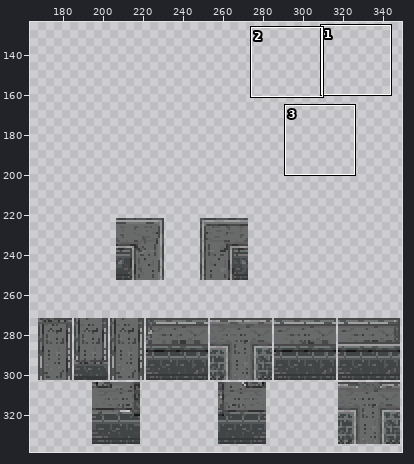
Two versions of one sprite sheet, GameMaze/Assets/TileMaps/Sprite-0004.png. The picture above shows the old version from afar; the outline marks the close-up.
Close-up. Before the edit:
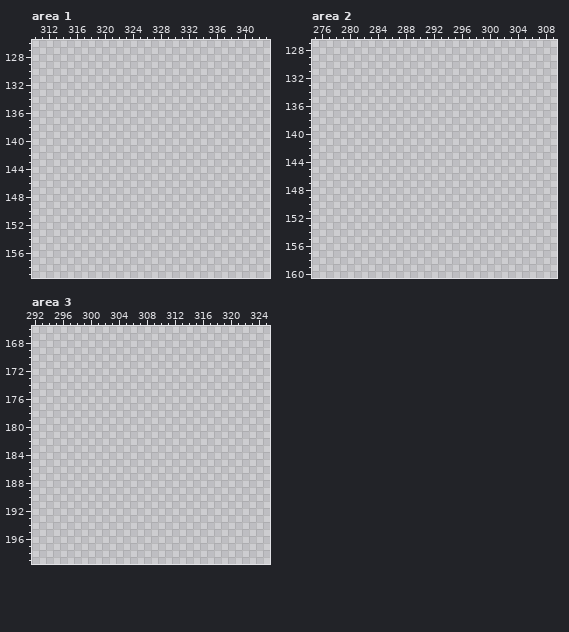
The file is 350x350 pixels. Colours within 5 levels of each other are drawn and written as one. Shown: area 1: x 310..343, y 126..159; area 2: x 275..309, y 127..160; area 3: x 292..325, y 166..199. The wide view leaves out empty margins.
After:
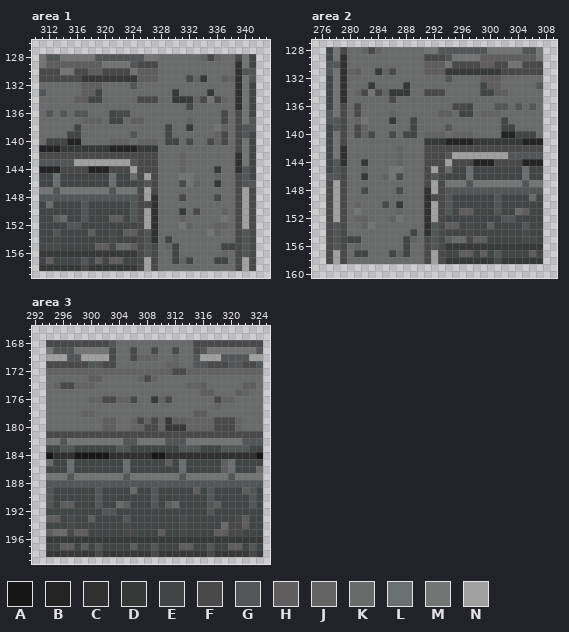
Palette (. is transparent): A #161616  B #232323  C #303030  D #373838  E #424545  F #494949  G #535656  H #5f5d5d  J #636363  K #696a6a  L #6a7070  M #737575  N #a0a0a0
From old to new:
Changed rows in their new state; - is an unchanged pixel.
Area 1:
first column x 311:
128 MGGMMMMMGGGGGGGMMKKKKKKJFJKKFME
129 MHHHHHHHHMMMMGFFFKKKKKKKKKKKCME
130 FFFMMFFHHFFFFMHHHKKKKKKKKKKKCGG
131 FFFFFFDDDDDDDDHHHKKKKFJDKKHJCMG
132 KKKKKKHHHKKKKGKKKKKKKKKKKKKKCME
133 GKKKKKHHEKKKKKKKKKKDKKKKDKKKCME
134 KKKKKHHEEKKKKKFFFKKDDDJFMFJKCME
135 KKKKKKKKKKKKKKKKKKKKKFKKKKKKCME
136 KGKGKGGKKKEFFKKKKKKKKKKKKKFKFME
137 KKKKKKJJJKEEKHHKKKKKKJKKKKFKFMG
138 KKKKKEKKKKKKKKKKKKEKKDKKKMJKFGG
139 KKKKEEKKKKKKKGKKKKEKKKKKKJFKFGE
140 KEEEBBKKKKJJJKJJJKEEKFKKFJFKFME
141 BBBDDDDDDDBBBBDDDKKKKKKKKKKKFME
142 FFFFFFFFFFFFFFFFFKKKJKKKKKKKCME
143 GGGGGNNNNNNNNGFFFKKKJKKKKKKKCME
144 BBBFFFFBBBFFFNFFFKKKJKKKKDKKCGE
145 EELEEEEEEELEEKFNFKKKMMKKKJKKFGE
146 EELEEEEEEELEEEFGFKKKFMJKKDKKFGG
147 MMGMMMMMMMGMMMFNFKKKKKKKKKKKFNF
148 GGGGGGGGGGGGGGFNCKKKFKKKKFKKFNF
149 EKEEEEGEEEEEEGFFCKKKKKKKKKKKFNF
150 EEEEEEGEEEEEEGFNCKKKDKFKKKJKFNF
151 EEHKEEGEEEHHEGFNCKKKJKKKKKMKFNF
152 EEEEGGEEEEEEEEFNCKKKMJKKKJJKFNF
153 EEGEEEEHEEFEHHFGCKKKKKKKMJKKFGF
154 EEFEEEEEEEFEEEFGCKEKKKKKKKKKFGF
155 EFFEEEEEHHFKKHFGFKJEKKKKKKEEFGF
156 DDDDDDDDDDDDDDFGFKKEKKKKKKJKFGF
157 EHEEEEGEHEHHEEFNFKKEJEKKKEEKFNF
158 DDDDDDFDDDDDDDFNFKKKKKKKKKKKFNF
Area 2:
first column x 277:
128 EMFKKJFJKKKKKKMMGGGGGGGMMMMMGGM
129 EMCKKKKKKKKKKKFFFGMMMMHHHHHHHHM
130 GGCKKKKKKKKKKKHHHMFFFFHHFFMMFFF
131 GMCJHKKDJFKKKKHHHDDDDDDDDFFFFFF
132 EMCKKKKKKKKKKKKKKGKKKKHHHKKKKKK
133 EMCKKKDKKKKDKKKKKKKKKKEHHKKKKKG
134 EMCKJFMFJDDDKKFFFKKKKKEEHHKKKKK
135 EMCKKKKKKFKKKKKKKKKKKKKKKKKKKKK
136 EMFKFKKKKKKKKKKKKKFFEKKKGGKGKGK
137 GMFKFKKKKJKKKKKKHHKEEKJJJKKKKKK
138 GGFKJMKKKDKKEKKKKKKKKKKKKEKKKKK
139 EGFKFJKKKKKKEKKKKGKKKKKKKEEKKKK
140 EMFKFJFKKFKEEKJJJKJJJKKKKBBEEEK
141 EMFKKKKKKKKKKKDDDBBBBDDDDDDDBBB
142 EMCKKKKKKKJKKKFFFFFFFFFFFFFFFFF
143 EMCKKKKKKKJKKKFFFGNNNNNNNNGGGGG
144 EGCKKDKKKKJKKKFFFNFFFBBBFFFFBBB
145 EGFKKJKKKMMKKKFNFKEELEEEEEEELEE
146 GGFKKDKKJMFKKKFGFEEELEEEEEEELEE
147 FNFKKKKKKKKKKKFNFMMMGMMMMMMMGMM
148 FNFKKFKKKKFKKKCNFGGGGGGGGGGGGGG
149 FNFKKKKKKKKKKKCFFGEEEEEEGEEEEKE
150 FNFKJKKKFKDKKKCNFGEEEEEEGEEEEEE
151 FNFKMKKKKKJKKKCNFGEHHEEEGEEKHEE
152 FNFKJJKKKJMKKKCNFEEEEEEEEGGEEEE
153 FGFKKJMKKKKKKKCGFHHEFEEHEEEEGEE
154 FGFKKKKKKKKKEKCGFEEEFEEEEEEEFEE
155 FGFEEKKKKKKEJKFGFHKKFHHEEEEEFFE
156 FGFKJKKKKKKEKKFGFDDDDDDDDDDDDDD
157 FNFKEEKKKEJEKKFNFEEHHEHEGEEEEHE
158 FNFKKKKKKKKKKKFNFDDDDDDDFDDDDDD
Area 3:
first column x 294:
168 FFFFFFFFFGKKKKKKKKKKKFFFFFFFFFF
169 MGGGMMMMMFKKFKKFKKFKKFGMMMMMMMG
170 NNNGGNNNNFKKFJJJKKJKKGNNNGGGGNN
171 FFFFFFGGFFKKKKKKKJJKKGGFFFGGFFG
172 JJJJJJJJJJJJJJJJJJFFJJJJJJJJJJJ
173 KKKKKKHHKKKKKJFJKKKKKKKKKKKKKKK
174 KJFFJJJKKKKKKKKKKKKKJJHKKKKKHHK
175 KKKKKKKKKKKKKKKKKKKKKKHHKKKHJKK
176 KKKKKKJJFFJJFKKDJFKKKKKKFJJKKKK
177 KKKKKKKKKKKKKKKKKKKKKKKKJKKKKKK
178 KKKKKJJKKKKKKKKKKKKKKHHKKKKKKKK
179 KKKKKKKKHHKKJFJFJDHHJJJJFFFJKKK
180 KKKKKKKKHHKKJJFFJDDDJJJJFFFJKKK
181 FFFFFFFFFFFFFFFFFFFFFFFFFFFFFFF
182 MMGMMMMMMMMGGMMMMGGGMMMMMMMMGGG
183 EEGGEEEEEEGGEEEEEEEGGGEEEGGGGEE
184 ACCCAAAAACCCCCCAACCCCCCCCCCCCCA
185 KEELEEEEEEELEEEEEHELEEEEEHLEEEE
186 EEELEEEEEEELEEEEEEELEEEEEHLEEEK
187 MMMGMMMMMMMGMMMMMMMGMMMMMMGMMMM
188 GGGGGGGGGGGGGGGGGGGGGGGGGGGGGGG
189 GEEEEEEGEEEEKEEGEEEEEHEGEEEEHGE
190 GEEEEEEGEEEEEEEGEEEEEEEGEEEEEGE
191 GEHHEEEGEEKHEEEGEHKEEEEGHEEEEGE
192 EEEEEEEEGGEEEEEEEEEEEEEGEEEEEEE
193 HHEFEEHEEEEGEEEEEEEFEEEEEEEFHEE
194 EEEFEEEEEEEFEEEEEEEFEEEEEKFFHEE
195 HKKFHHEEEEEFFEEEHEEFEEEEHHFFEEE
196 DDDDDDDDDDDDDDDDDDDDDDDDDDDDDDD
197 EEHHEHEGEEEEHEEGEEEHHEEGEEHHEGE
198 DDDDDDDFDDDDDDDFDDDDDDDFDDDDDFD
